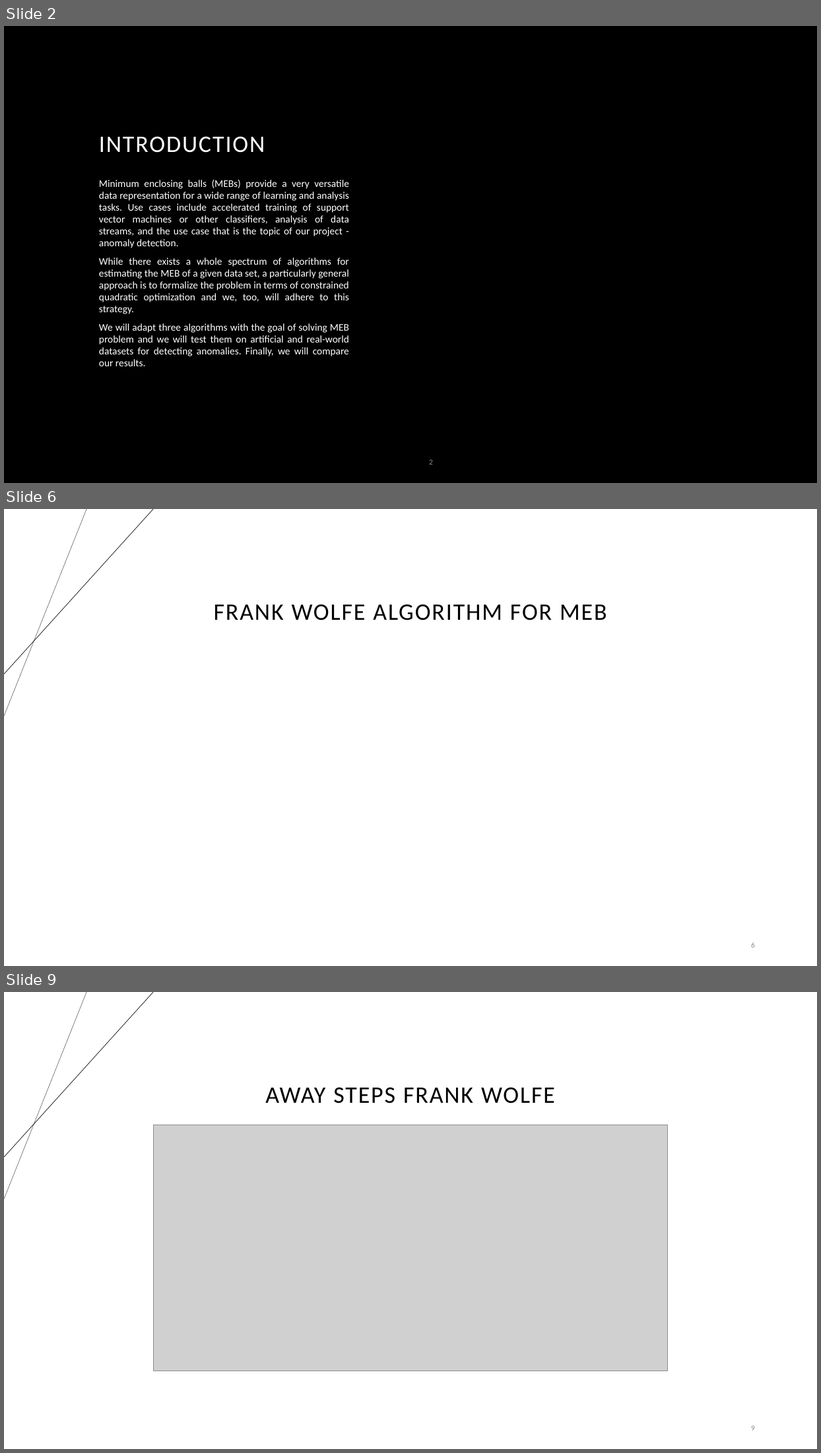
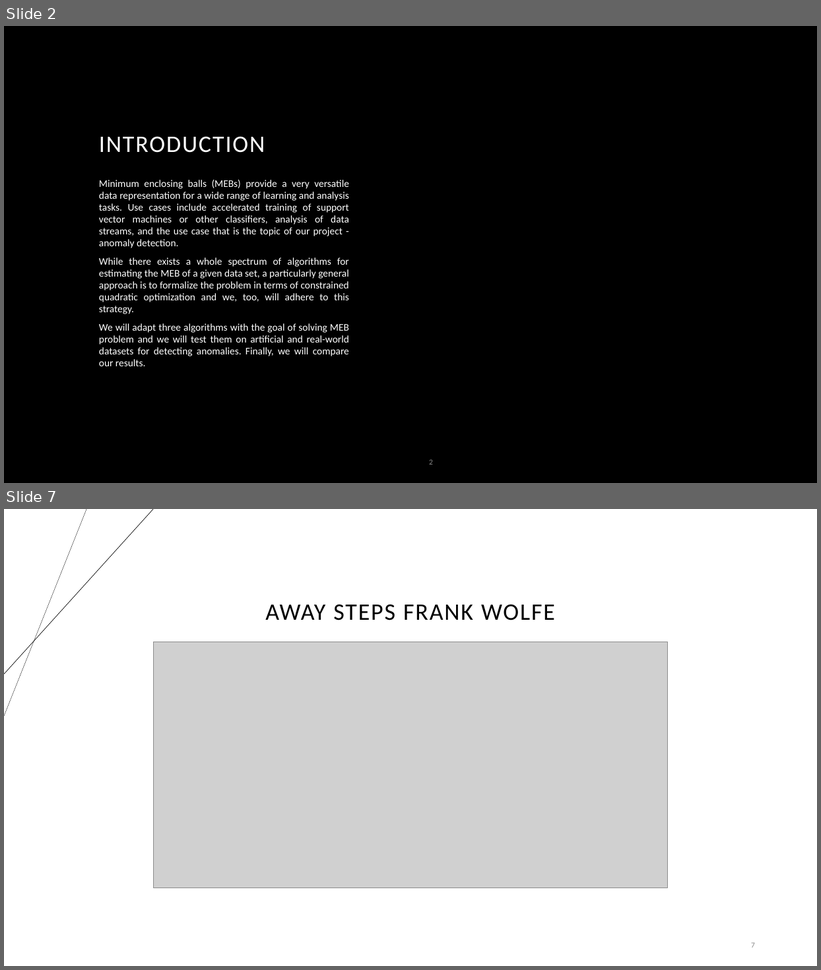
Before and after one commit to suleymanerim1/MEB_FrankWolfe_Optimization, a slide deck: Theory/Minimum Enclosing Ball for FW.pptx. Shown one above the other, each under a label of ours: slides 2, 6 and 9 before the commit, slides 2 and 7 after it; the slides between them are not shown. The pictures are 821x1453 and 821x970 pixels, drawn with LibreOffice and Linux fonts; fonts in the diff are those of the drawing; grey boxes stand for pictures; background and template pictures are left out. Boxes give left, top, right and bottom in pixels: in the first picture for what was removed or moved away, otherwise in the second. Text is boxed around its words. In the diff, an @@ line names an element or a change of style, - is before the commit and + after.

```diff
--- a/Theory/Minimum Enclosing Ball for FW.pptx
+++ b/Theory/Minimum Enclosing Ball for FW.pptx
@@ slide 6 removed at (x1=4, y1=509, x2=817, y2=966), background #FFFFFF; not listed: 2 template elements that a slide beside it also shows @@
@@ title removed at (x1=214, y1=604, x2=607, y2=621) @@
-FRANK WOLFE ALGORITHM FOR MEB
@@ page number removed at (x1=751, y1=943, x2=755, y2=948) @@
-6
@@ what was slide 9 is now slide 7 @@
@@ page number at (x1=751, y1=943, x2=755, y2=948): text changed @@
-9
+7
```
Also in this commit, not shown: 5 slides changed, 1 other slide removed.
